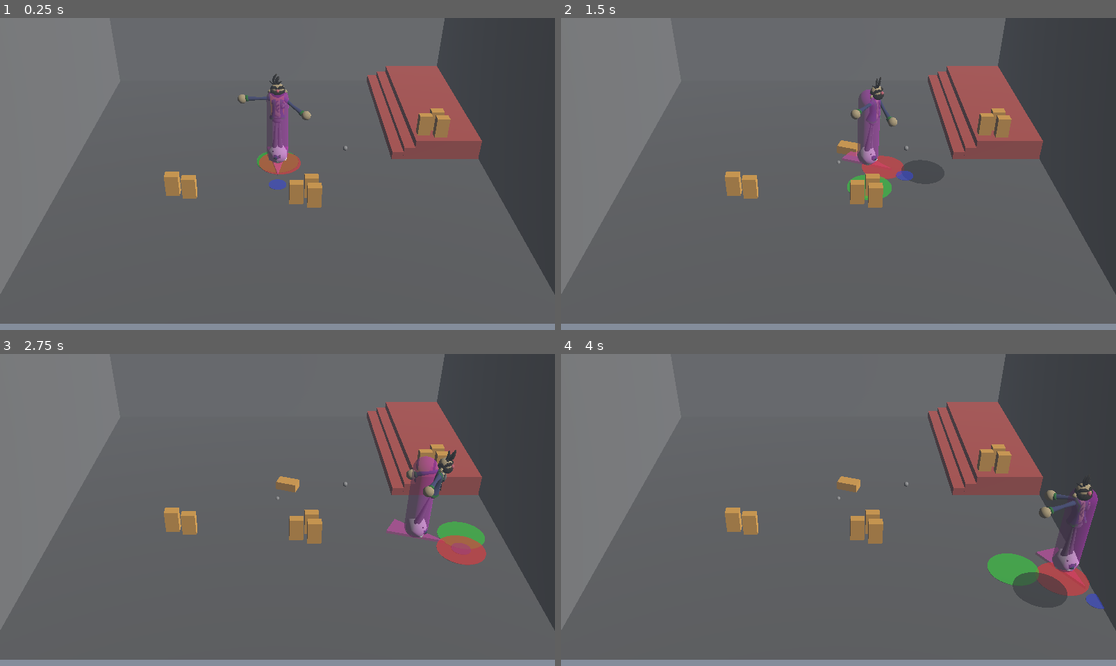
Above: before the commit, frames 1-4 (two rows, left to right).
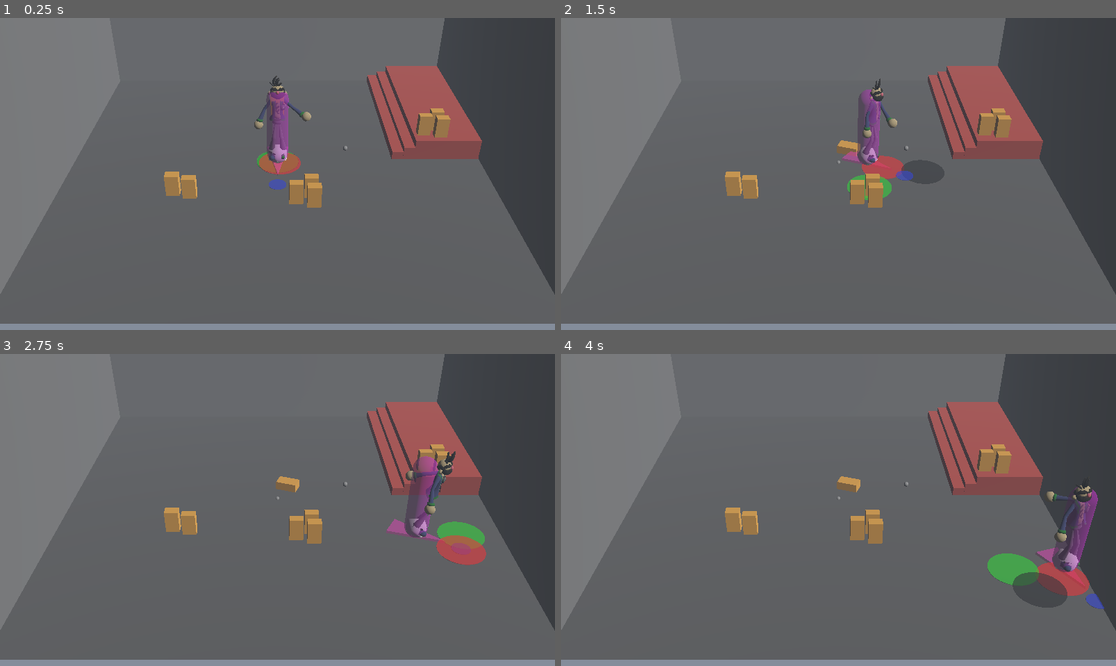
Above: after the commit, the same moments.

Repository: JulienKaspar/godot-wild-jam-88
Game: Godot game, scene res://Levels/Gyms/lvl_player_parkour.tscn
The game is run twice, just before and just after one commit, with the same random seed, the same clock (stepped at 60 frames per second) and the same inputs.
Inputs:
- Up to frame 1 (0.25 s): no input
- Up to frame 2 (1.5 s): hold D (move_right) 0.53-1.28 s; hold S (move_back) from 1.28 s (still down)
- Up to frame 3 (2.75 s): release S (move_back) at 2.03 s; hold D (move_right) from 2.03 s (still down)
- Up to frame 4 (4 s): release D (move_right) at 2.78 s; hold W (move_forward) 2.78-3.53 s; hold A (move_left) from 3.53 s (still down)

The runs differ from the first frame. In frame 1, 0.4% of the frame differs, in the area x 42-57%, y 17-46%; in frame 2, 0.3%; in frame 3, 0.4%; in frame 4, 0.5%, in the area x 86-96%, y 41-70%.

Commit message:
Changed the rest pose and set it on ready

Diff:
--- a/Characters/Player/logic/player_body.gd
+++ b/Characters/Player/logic/player_body.gd
@@ -2,9 +2,12 @@
 
 @export var left_hand_target: Node3D
 
+@export var animation_player: AnimationPlayer
+
 # Called when the node enters the scene tree for the first time.
 func _ready() -> void:
-	pass # Replace with function body.
+	# Temp! Used to at least have a rest pose on the character while testing IK chains
+	animation_player.current_animation = "REST"
 
 
 # Called every frame. 'delta' is the elapsed time since the previous frame.
--- a/Characters/Player/player_body.tscn
+++ b/Characters/Player/player_body.tscn
@@ -1,11 +1,12 @@
 [gd_scene load_steps=4 format=3 uid="uid://b86lbtpyigxs5"]
 
-[ext_resource type="Script" path="res://Characters/Player/logic/player_body.gd" id="1_codw7"]
+[ext_resource type="Script" uid="uid://din06hqtbjn7p" path="res://Characters/Player/logic/player_body.gd" id="1_codw7"]
 [ext_resource type="PackedScene" uid="uid://wfy3mktwjjp1" path="res://Assets/Characters/Drunk/drunk.gltf" id="1_wnhn1"]
-[ext_resource type="Script" path="res://Characters/Player/logic/player_armature.gd" id="2_codw7"]
+[ext_resource type="Script" uid="uid://26b81t0og4ju" path="res://Characters/Player/logic/player_armature.gd" id="2_codw7"]
 
-[node name="PlayerBody" type="Node3D"]
+[node name="PlayerBody" type="Node3D" node_paths=PackedStringArray("animation_player")]
 script = ExtResource("1_codw7")
+animation_player = NodePath("PlayerArmature/AnimationPlayer")
 
 [node name="PlayerArmature" parent="." instance=ExtResource("1_wnhn1")]
 script = ExtResource("2_codw7")
@@ -13,5 +14,3 @@
 [node name="RayCast3D" type="RayCast3D" parent="."]
 
 [node name="SpringArm3D" type="SpringArm3D" parent="."]
-
-[editable path="PlayerArmature"]
Binary file changed: Assets/Characters/Drunk/drunk.bin
Not shown, changed: Assets/Characters/Drunk/drunk.gltf
Not shown, changed: workfiles/drunk.blend
